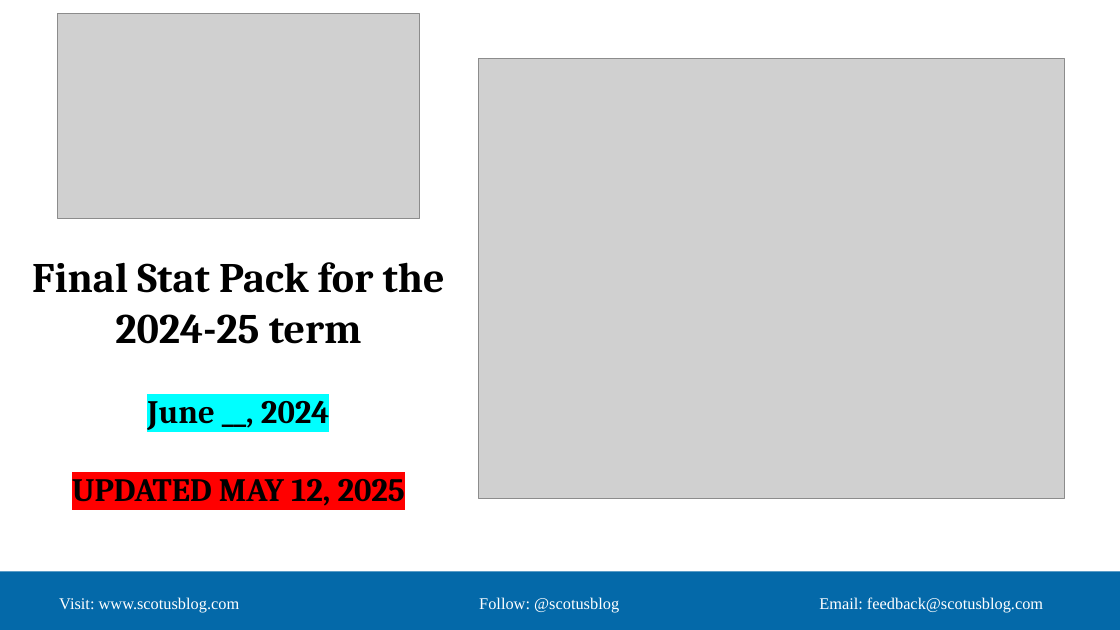
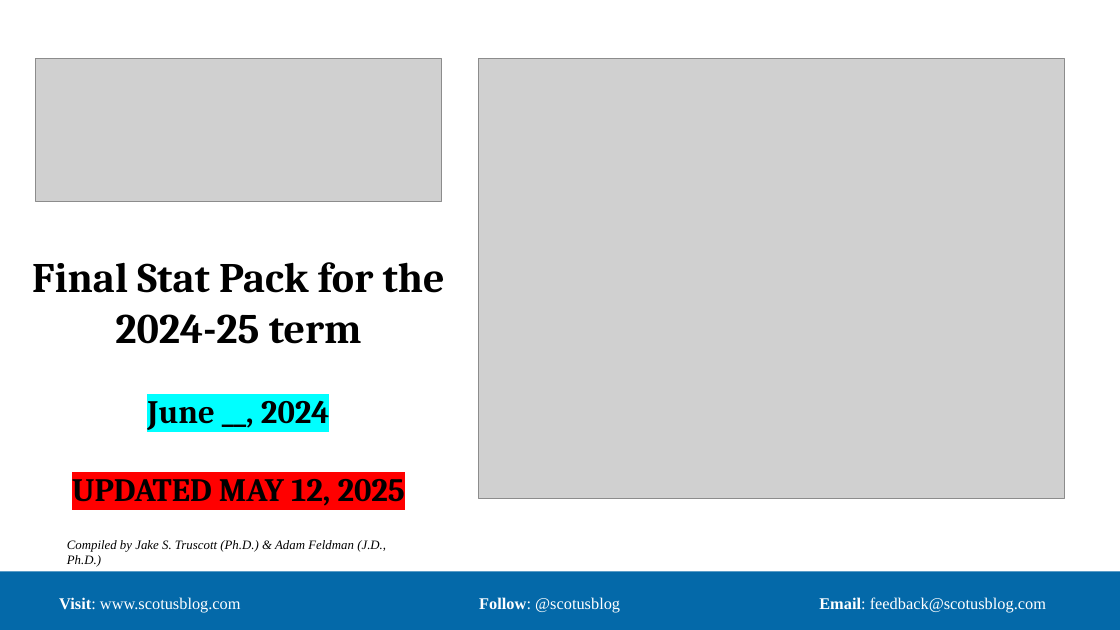
Before and after one commit to JakeTruscott/scotuswatch, a slide deck: slide 1 of Stat Reviews/OT24_StatReview/compilation/SCOTUSBlog/statpack_OT24.pptx (slide 2 before the commit). Drawn at 1120x630 pixels with LibreOffice and Linux fonts; fonts in the diff are those of the drawing; grey boxes stand for pictures. Boxes give left, top, right and bottom in pixels: in the first picture for what was removed or moved away, otherwise in the second. Text is boxed around its words. In the diff, an @@ line names an element or a change of style, - is before the commit and + after.

```diff
--- a/Stat Reviews/OT24_StatReview/compilation/SCOTUSBlog/statpack_OT24.pptx
+++ b/Stat Reviews/OT24_StatReview/compilation/SCOTUSBlog/statpack_OT24.pptx
@@ picture resized from (x1=57, y1=13, x2=419, y2=218) to (x1=35, y1=59, x2=441, y2=202) @@
@@ text added at (x1=67, y1=540, x2=386, y2=567), 11 pt, text #000000, italic @@
+Compiled by Jake S. Truscott (Ph.D.) & Adam Feldman (J.D., Ph.D.)
@@ text "Visit: www.scotusblog.com Follow: @scotusblog Email: ..." at (x1=59, y1=597, x2=1046, y2=613): bold on in "Visit: Follow: Email:" @@
```
Also in this commit, not shown: 1 other slide changed, 1 slide removed.
